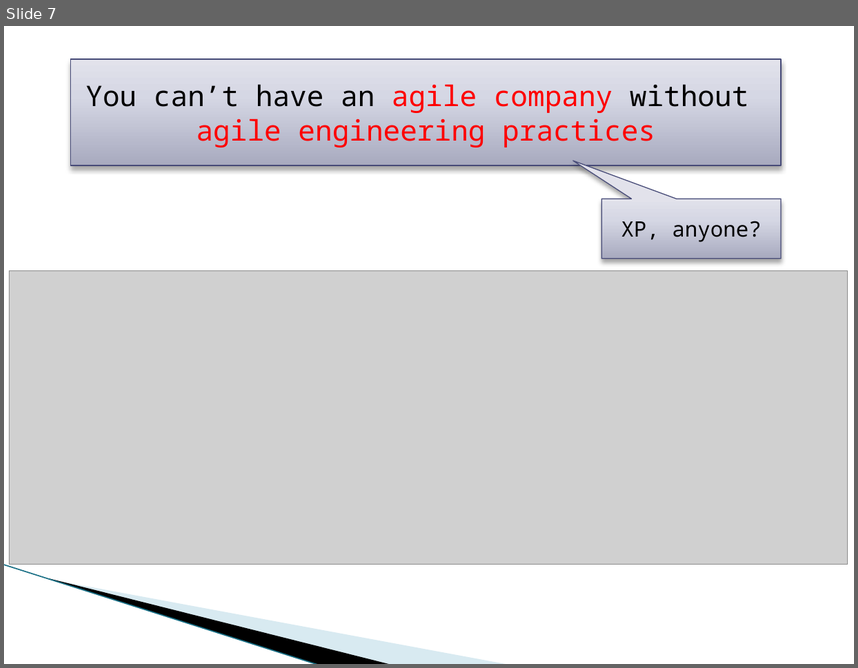
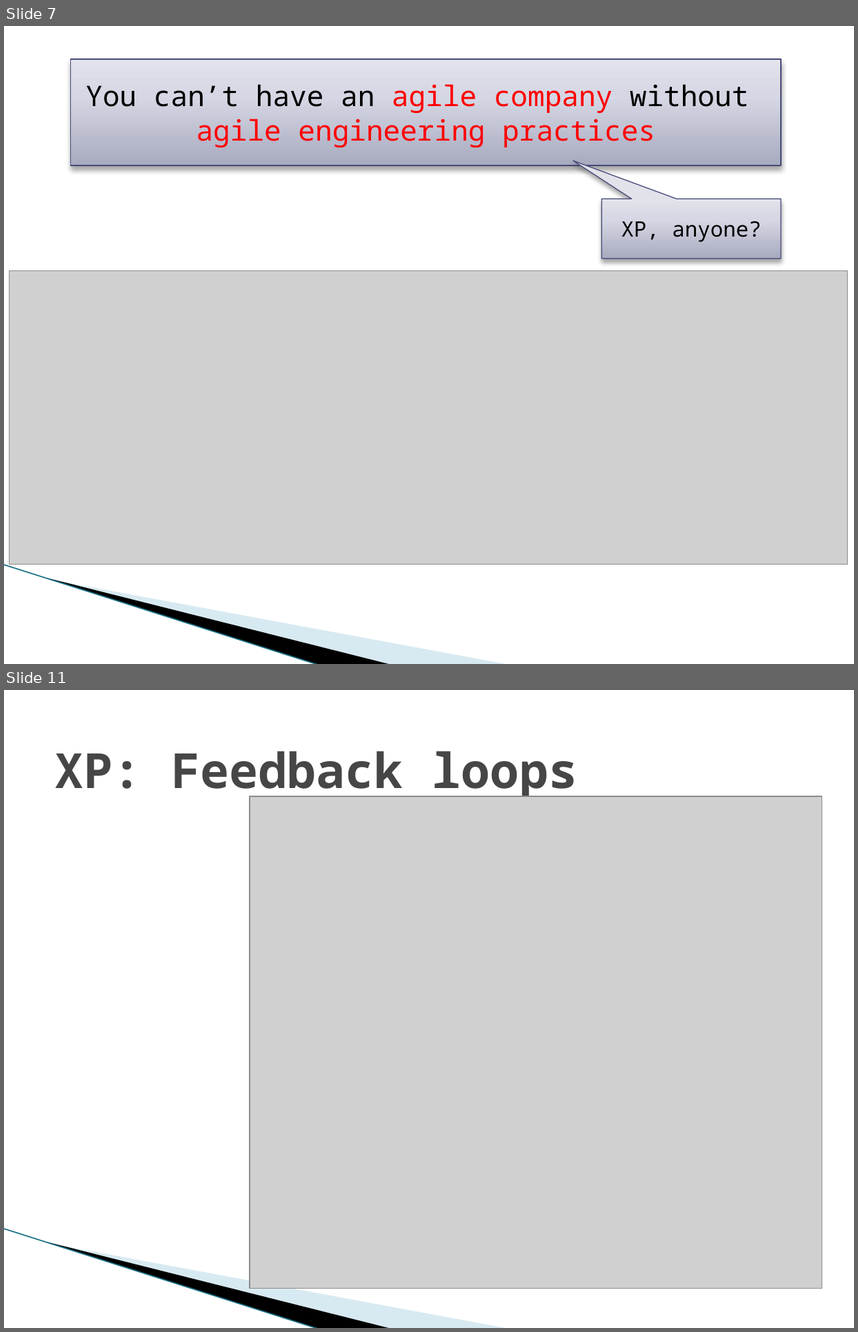
Before and after one commit to michelgrootjans/foresee, a slide deck: Agile.net/ScrumAndXp.pptx. Shown one above the other, each under a label of ours: slide 7 before the commit, slides 7 and 11 after it; the slides between them are not shown. The pictures are 858x668 and 858x1332 pixels, drawn with LibreOffice and Linux fonts; fonts in the diff are those of the drawing; grey boxes stand for pictures; background and template pictures are left out. Boxes give left, top, right and bottom in pixels: in the first picture for what was removed or moved away, otherwise in the second. Text is boxed around its words. In the diff, an @@ line names an element or a change of style, - is before the commit and + after.

```diff
--- a/Agile.net/ScrumAndXp.pptx
+++ b/Agile.net/ScrumAndXp.pptx
@@ slide 11 added at (4,690,854,1328), background #FFFFFF; not listed: 3 template elements that a slide beside it also shows @@
@@ title added at (55,751,577,800), 41 pt, text #464646, bold @@
+XP: Feedback loops
@@ picture added at (250,796,822,1288) @@
```
Also in this commit, not shown: 1 slide changed, 3 other slides added, 1 slide removed.
